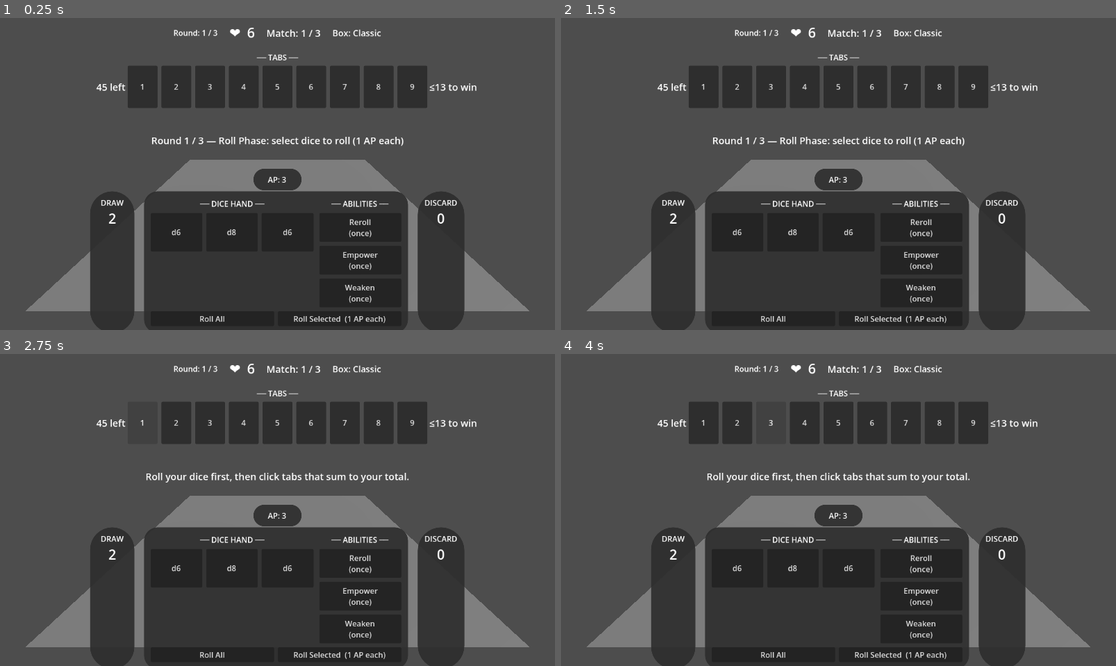
Above: before the commit, frames 1-4 (two rows, left to right).
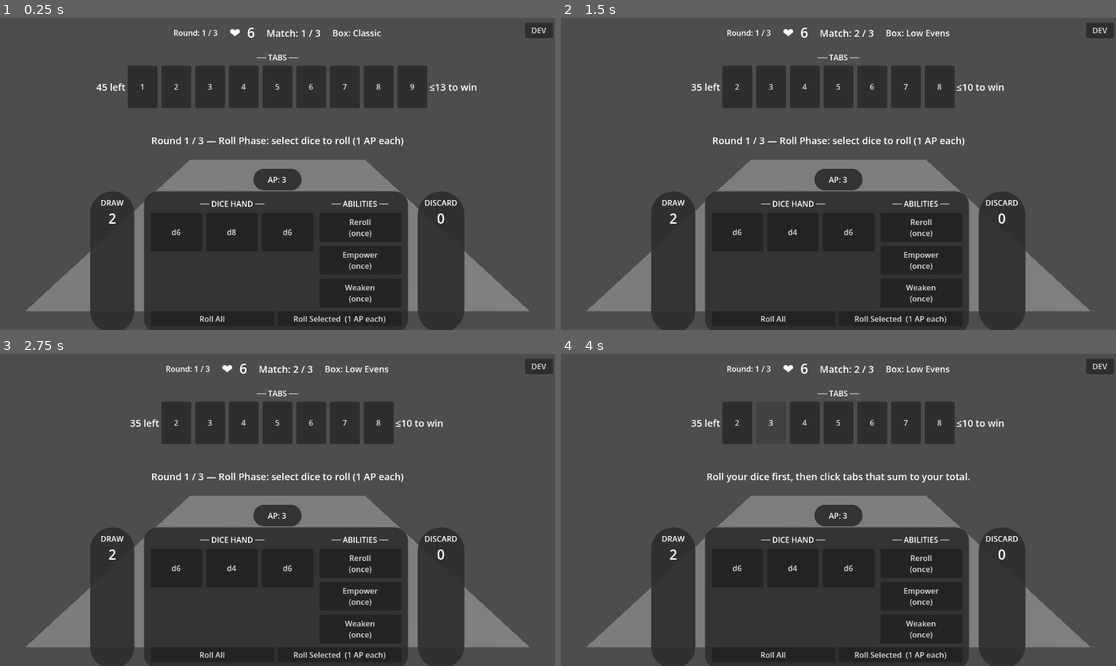
Above: after the commit, the same moments.

Repository: caleb-the-dev/SealTheBox
Game: Godot game, scene res://scenes/match/match.tscn
Two runs of this game, one before a commit and one after it. Both use one fixed random seed, a clock stepped at 60 frames per second and the inputs below.
Inputs (mouse positions are in pixels of both pictures, inside the frame that each line leads up to):
- Up to frame 1 (0.25 s): no input
- Up to frame 2 (1.5 s): click (1099, 30) at 0.5 s, where only the run after the commit has a clickable "DEV"; click (838, 145) at 1.25 s, where only the run after the commit has a clickable "Win Current Match"
- Up to frame 3 (2.75 s): click (144, 422) at 2 s, where only the run before the commit has a clickable "1"
- Up to frame 4 (4 s): click "2" at 2.75 s; click "3" at 3.5 s

The runs differ from the first frame. In frame 1, 0.2% of the frame differs, in the area x 94-100%, y 1-7%; in frame 2, 2.3%; in frame 3, 2.3%, in the area x 17-100%, y 1-70%; in frame 4, 2.3%.

Commit message:
feat: dev menu (T key / DEV button) with win-match and win-series shortcuts

Diff:
--- a/seal-the-box/scripts/match/match.gd
+++ b/seal-the-box/scripts/match/match.gd
@@ -39,6 +39,7 @@
 var _offer_ability_name_label: Label
 var _offer_ability_desc_label: Label
 var _offer_swap_buttons: Array[Button] = []
+var _dev_overlay: Control
 
 # ── lifecycle ───────────────────────────────────────────────────────────────
 func _ready() -> void:
@@ -57,6 +58,11 @@
 	_connect_signals()
 	_run_manager.start_run()
 
+func _input(event: InputEvent) -> void:
+	if event is InputEventKey and event.pressed and not event.echo:
+		if event.keycode == KEY_T:
+			_on_dev_toggle_pressed()
+
 # ── 3D environment ──────────────────────────────────────────────────────────
 func _setup_3d() -> void:
 	var cam = Camera3D.new()
@@ -512,6 +518,67 @@
 
 	root.add_child(offer_overlay)
 	_ability_offer_overlay = offer_overlay
+
+	# ── Dev toggle button (top-right corner) ──────────────────────────────────
+	var dev_toggle = Button.new()
+	dev_toggle.text = "DEV"
+	dev_toggle.anchor_left = 1.0
+	dev_toggle.anchor_right = 1.0
+	dev_toggle.anchor_top = 0.0
+	dev_toggle.anchor_bottom = 0.0
+	dev_toggle.offset_left = -62
+	dev_toggle.offset_right = -4
+	dev_toggle.offset_top = 10
+	dev_toggle.offset_bottom = 42
+	dev_toggle.pressed.connect(_on_dev_toggle_pressed)
+	root.add_child(dev_toggle)
+
+	# ── Dev overlay ────────────────────────────────────────────────────────────
+	var dev_overlay = Control.new()
+	dev_overlay.set_anchors_preset(Control.PRESET_FULL_RECT)
+	dev_overlay.mouse_filter = Control.MOUSE_FILTER_STOP
+	dev_overlay.visible = false
+	var dev_bg = ColorRect.new()
+	dev_bg.set_anchors_preset(Control.PRESET_FULL_RECT)
+	dev_bg.color = Color(0, 0, 0, 0.6)
+	dev_overlay.add_child(dev_bg)
+
+	var dev_panel = VBoxContainer.new()
+	dev_panel.anchor_left = 0.35
+	dev_panel.anchor_right = 0.65
+	dev_panel.anchor_top = 0.3
+	dev_panel.anchor_bottom = 0.72
+	dev_panel.add_theme_constant_override("separation", 14)
+	dev_overlay.add_child(dev_panel)
+
+	var dev_title = Label.new()
+	dev_title.text = "— DEV MENU —"
+	dev_title.horizontal_alignment = HORIZONTAL_ALIGNMENT_CENTER
+	dev_title.add_theme_font_size_override("font_size", 22)
+	dev_panel.add_child(dev_title)
+
+	var dev_win_match_btn = Button.new()
+	dev_win_match_btn.text = "Win Current Match"
+	dev_win_match_btn.custom_minimum_size = Vector2(0, 56)
+	dev_win_match_btn.add_theme_font_size_override("font_size", 17)
+	dev_win_match_btn.pressed.connect(_on_dev_win_match_pressed)
+	dev_panel.add_child(dev_win_match_btn)
+
+	var dev_win_series_btn = Button.new()
+	dev_win_series_btn.text = "Win Entire Series"
+	dev_win_series_btn.custom_minimum_size = Vector2(0, 56)
+	dev_win_series_btn.add_theme_font_size_override("font_size", 17)
+	dev_win_series_btn.pressed.connect(_on_dev_win_series_pressed)
+	dev_panel.add_child(dev_win_series_btn)
+
+	var dev_close_btn = Button.new()
+	dev_close_btn.text = "Close  [T]"
+	dev_close_btn.custom_minimum_size = Vector2(0, 44)
+	dev_close_btn.pressed.connect(_on_dev_toggle_pressed)
+	dev_panel.add_child(dev_close_btn)
+
+	root.add_child(dev_overlay)
+	_dev_overlay = dev_overlay
 
 # ── signal wiring ────────────────────────────────────────────────────────────
 func _connect_signals() -> void:
@@ -629,6 +696,21 @@
 func _on_offer_skip_pressed() -> void:
 	_ability_offer_overlay.visible = false
 	_run_manager.handle_ability_offer_result(-1)
+
+func _on_dev_toggle_pressed() -> void:
+	_dev_overlay.visible = not _dev_overlay.visible
+
+func _on_dev_win_match_pressed() -> void:
+	_dev_overlay.visible = false
+	if not _match_ended:
+		_round_manager.dev_win_match()
+
+func _on_dev_win_series_pressed() -> void:
+	_dev_overlay.visible = false
+	var safety := 0
+	while not _match_ended and safety < 10:
+		safety += 1
+		_round_manager.dev_win_match()
 
 func _on_play_again_pressed() -> void:
 	_run_manager.start_run()
--- a/seal-the-box/scripts/match/round_manager.gd
+++ b/seal-the-box/scripts/match/round_manager.gd
@@ -131,6 +131,12 @@
 func get_discard_count() -> int:
 	return _dice_pool.get_discard_count() if _dice_pool else 0
 
+func dev_win_match() -> void:
+	if _match_over:
+		return
+	_match_over = true
+	match_won.emit(false)
+
 func _set_phase(phase: String) -> void:
 	_current_phase = phase
 	phase_changed.emit(phase)
Not shown, changed: CLAUDE.md
